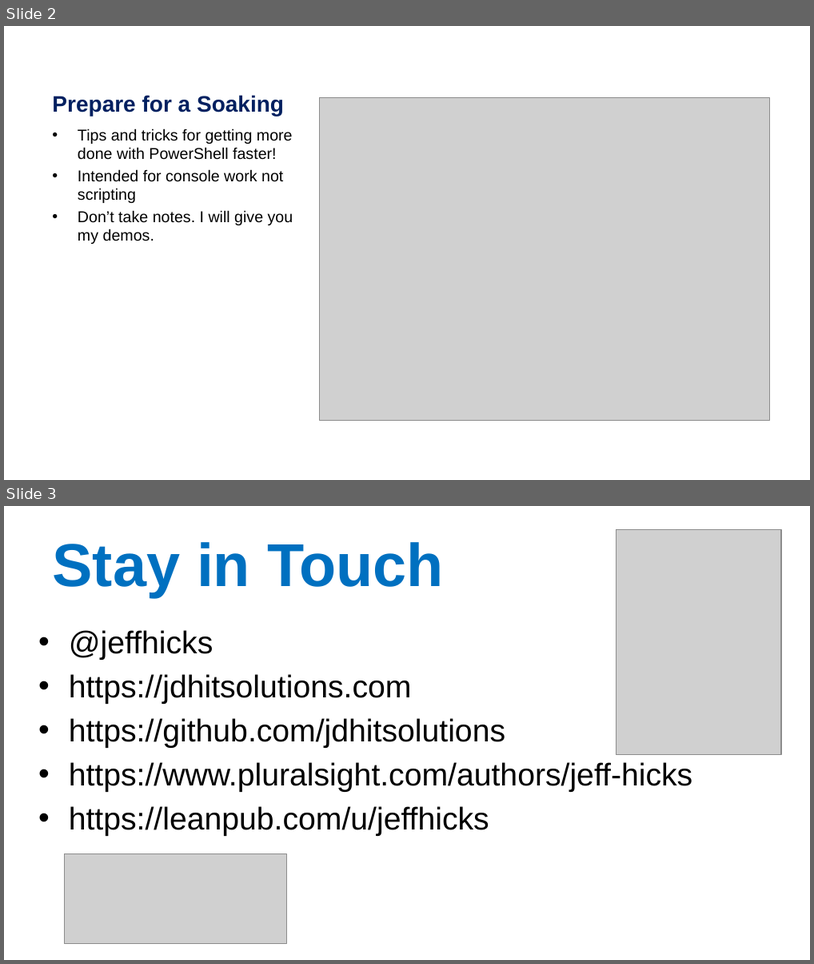
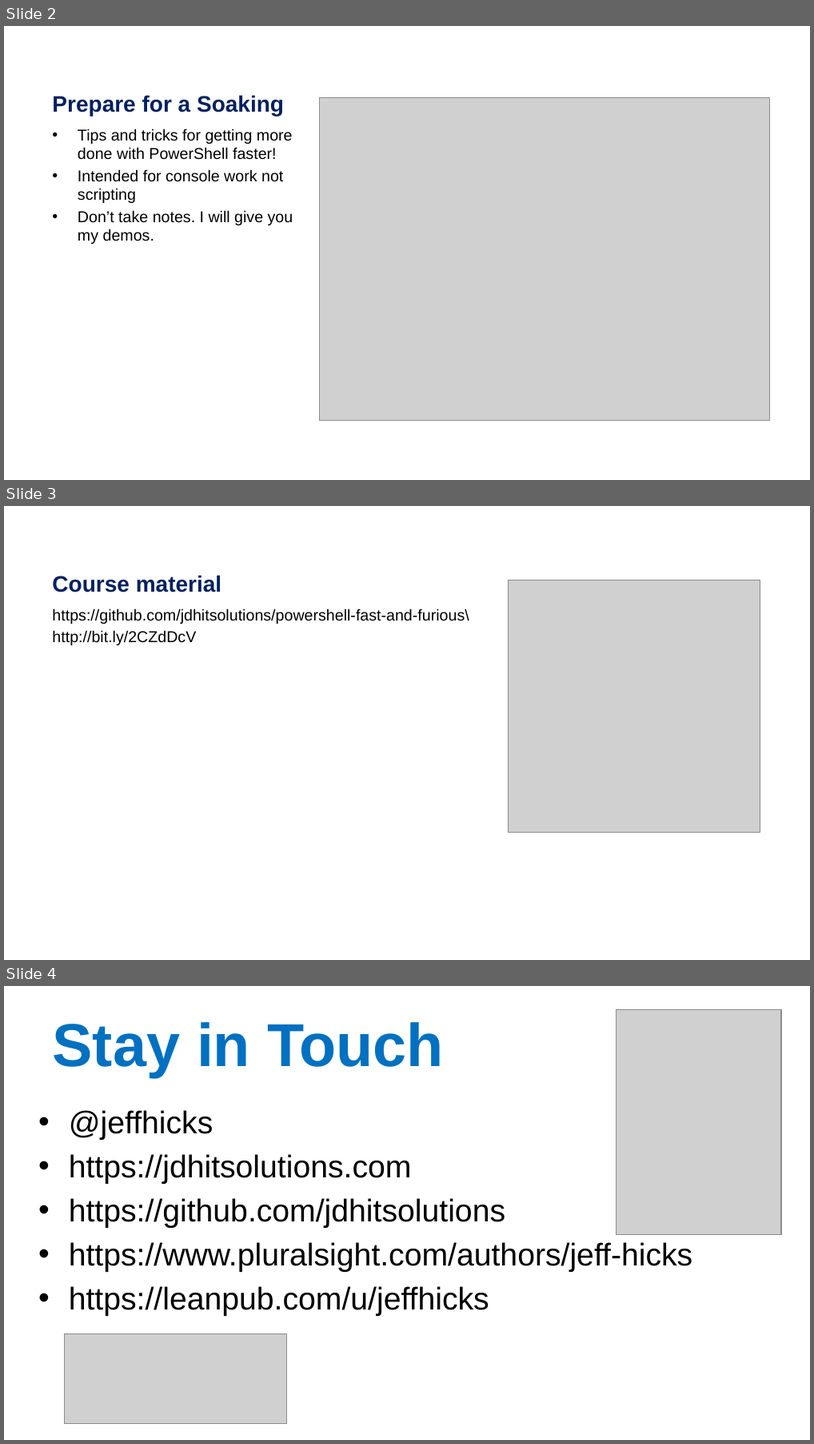
Before and after one commit to jdhitsolutions/powershell-fast-and-furious, a slide deck: hicks-psfast.pptx. Shown one above the other, each under a label of ours: slides 2 and 3 before the commit, slides 2, 3 and 4 after it. The pictures are 814x964 and 814x1444 pixels, drawn with LibreOffice and Linux fonts; fonts in the diff are those of the drawing; grey boxes stand for pictures; background and template pictures are left out. Boxes give left, top, right and bottom in pixels: in the first picture for what was removed or moved away, otherwise in the second. Text is boxed around its words. In the diff, an @@ line names an element or a change of style, - is before the commit and + after.

```diff
--- a/hicks-psfast.pptx
+++ b/hicks-psfast.pptx
@@ slide 3 added at box(4, 506, 810, 960), background picture (left out) @@
@@ title added at box(52, 575, 222, 592), 20 pt, text #002060, bold @@
+Course material
@@ picture added at box(509, 580, 761, 832) @@
@@ text added at box(52, 608, 469, 645), 14 pt, text #000000 @@
+https://github.com/jdhitsolutions/powershell-fast-and-furious\
+http://bit.ly/2CZdDcV
@@ what was slide 3 is now slide 4 @@
```
Also in this commit, not shown: 1 slide changed, 2 other files.
